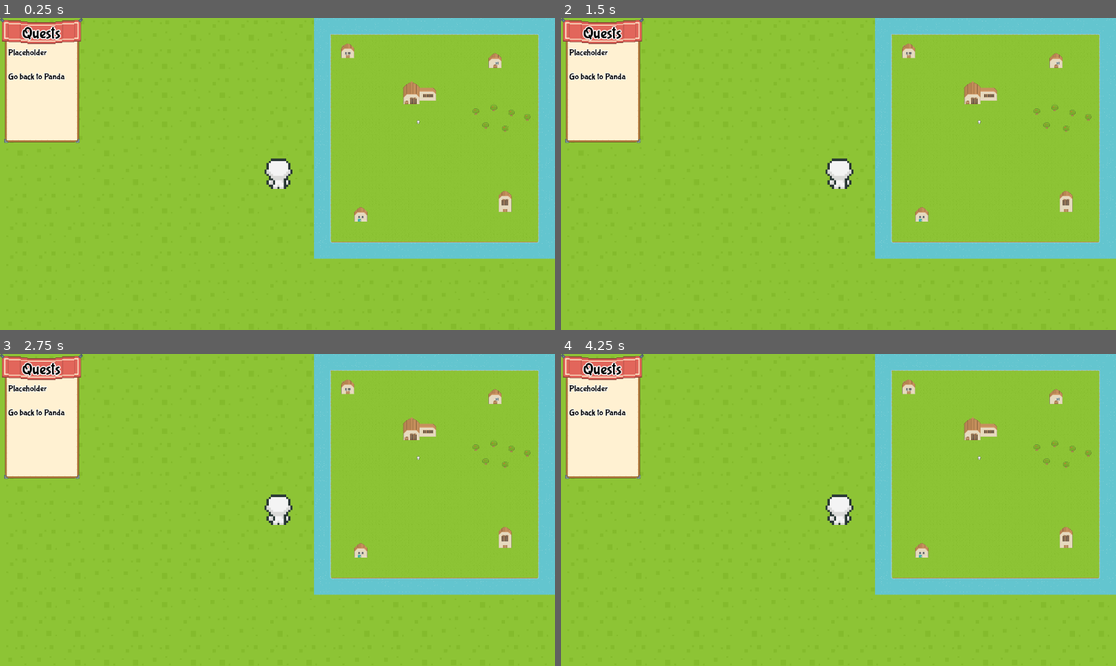
Above: before the commit, frames 1-4 (two rows, left to right).
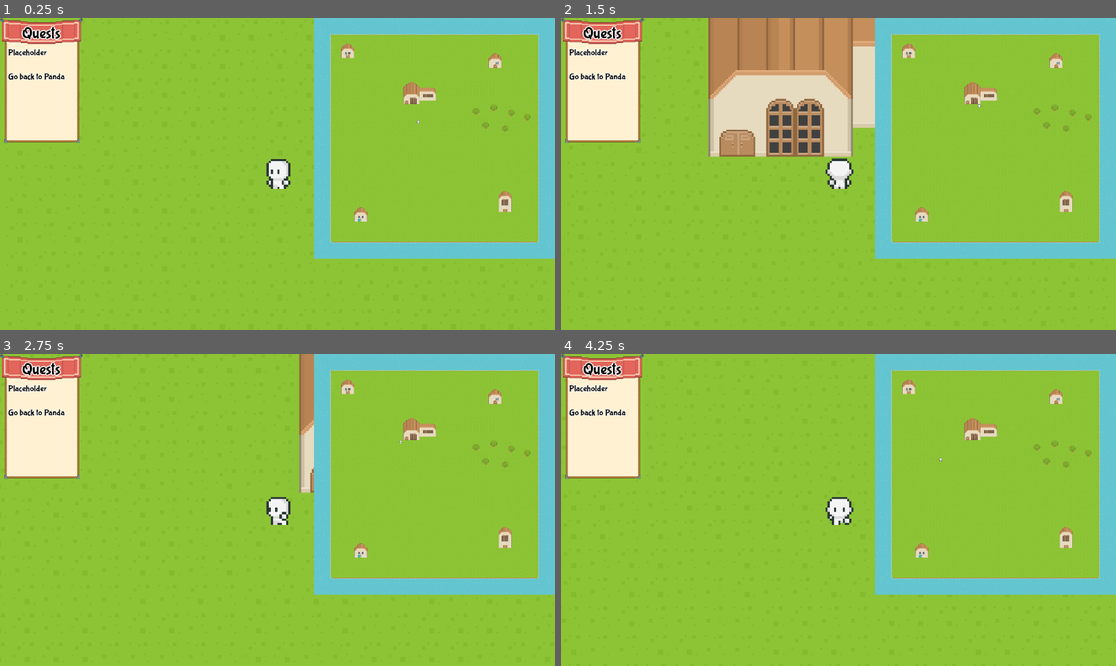
Above: after the commit, the same moments.

Repository: LKenny26/Buddyville
Game: Godot game, scene res://scenes/main.tscn
Same seed, same stepped clock (60 frames per second), same inputs: the game is played once before the commit and once after it.
Inputs (mouse positions are in pixels of both pictures, inside the frame that each line leads up to):
- Up to frame 1 (0.25 s): no input
- Up to frame 2 (1.5 s): move the mouse to (1038, 111) at 0.52 s; press the mouse at (1038, 111) at 0.53 s; hold Up (Up) from 0.53 s (still down); release the mouse at (1038, 111) at 1.28 s; tap Shift (Run) at 1.35 s; click (1038, 111) at 1.42 s
- Up to frame 3 (2.75 s): move the mouse to (510, 447) at 2.02 s; release Up (Up) at 2.03 s; press the mouse at (510, 447) at 2.03 s; hold Left (Left) from 2.03 s (still down)
- Up to frame 4 (4.25 s): release the mouse at (1071, 447) at 2.78 s; tap Shift (Run) at 2.85 s; click (1071, 447) at 2.92 s; move the mouse to (1054, 444) at 3.52 s; release Left (Left) at 3.53 s; press the mouse at (1054, 444) at 3.53 s; hold Down (Down) from 3.53 s (still down)

The runs differ from the first frame. In frame 1, 0.1% of the frame differs, in the area x 47-76%, y 33-55%; in frame 2, 13%, in the area x 26-76%, y 0-45%; in frame 3, 1.4%; in frame 4, 0.2%.
Error before the commit: Parse Error: Unindent doesn't match the previous indentation level. (res://scenes/main.gd:7)

Commit message:
subtle changes

Diff:
--- a/buddyville/project.godot
+++ b/buddyville/project.godot
@@ -14,19 +14,17 @@
 config/features=PackedStringArray("4.3", "Forward Plus")
 config/icon="res://icon.svg"
 
+[autoload]
+
+GameState="*res://scenes/game_state.gd"
 
 [display]
 
 window/size/mode=3
 
-[autoload]
-
-GameState="*res://scenes/game_state.gd"
-
 [global_group]
 
 NPC=""
-
 
 [input]
 
--- a/buddyville/scenes/main.gd
+++ b/buddyville/scenes/main.gd
@@ -5,7 +5,7 @@
 func _ready() -> void:
 	$player.exit.connect(exit_game)
 	$player.pause.connect(minimap_toggle)
-  $player.position = GameState.player_spawn_pos
+	$player.position = GameState.player_spawn_pos
 
 
 # Called every frame. 'delta' is the elapsed time since the previous frame.
--- a/buddyville/scenes/main.tscn
+++ b/buddyville/scenes/main.tscn
@@ -1,14 +1,13 @@
-[gd_scene load_steps=10 format=3 uid="uid://ugtasvri7j35"]
+[gd_scene load_steps=11 format=3 uid="uid://ugtasvri7j35"]
 
 [ext_resource type="Script" path="res://scenes/main.gd" id="1_1jvmq"]
 [ext_resource type="PackedScene" uid="uid://dlkgdkauuen1n" path="res://scenes/map.tscn" id="1_ej20c"]
-[ext_resource type="Script" path="res://scenes/main.gd" id="1_ma1x8"]
 [ext_resource type="PackedScene" uid="uid://ru1bibjng8ry" path="res://scenes/Monkey.tscn" id="2_re01m"]
 [ext_resource type="PackedScene" uid="uid://ehfrk34mqty0" path="res://scenes/player.tscn" id="3_e0kjd"]
 [ext_resource type="PackedScene" uid="uid://daf0e1u4835rl" path="res://scenes/Owl.tscn" id="4_h7v2v"]
 [ext_resource type="PackedScene" uid="uid://c40ij0bcltqal" path="res://scenes/Porcupine.tscn" id="5_6pkf2"]
 [ext_resource type="PackedScene" uid="uid://cgveo3du6coy4" path="res://scenes/Rabbit.tscn" id="6_an1qs"]
-[ext_resource type="PackedScene" uid="uid://bpqp547bt5g8c" path="res://scenes/dialogue_hud.tscn" id="7_dshv0"]
+[ext_resource type="PackedScene" uid="uid://cogv1ja5ppqhl" path="res://scenes/dialogue_hud.tscn" id="7_dshv0"]
 [ext_resource type="PackedScene" uid="uid://nocfxwe0myl4" path="res://scenes/MainHUD.tscn" id="9_1bo24"]
 [ext_resource type="PackedScene" uid="uid://vkpyypyk1cu6" path="res://scenes/mini_map.tscn" id="9_omdnr"]
 
--- a/buddyville/scripts/player.gd
+++ b/buddyville/scripts/player.gd
@@ -23,11 +23,9 @@
 	add_child(pause_menu)
 	pause_menu.exit_game.connect(exit_pressed)
 	pause_menu.return_game.connect(return_pressed)
+	inventory = GameState.inventory
 
 var inventory = []
-
-func _ready():
-	inventory = GameState.inventory
 
 func _process(delta: float) -> void:
 
Not shown: 1 places in buddyville/scenes/dialogue_hud.tscn that only renumber resources
